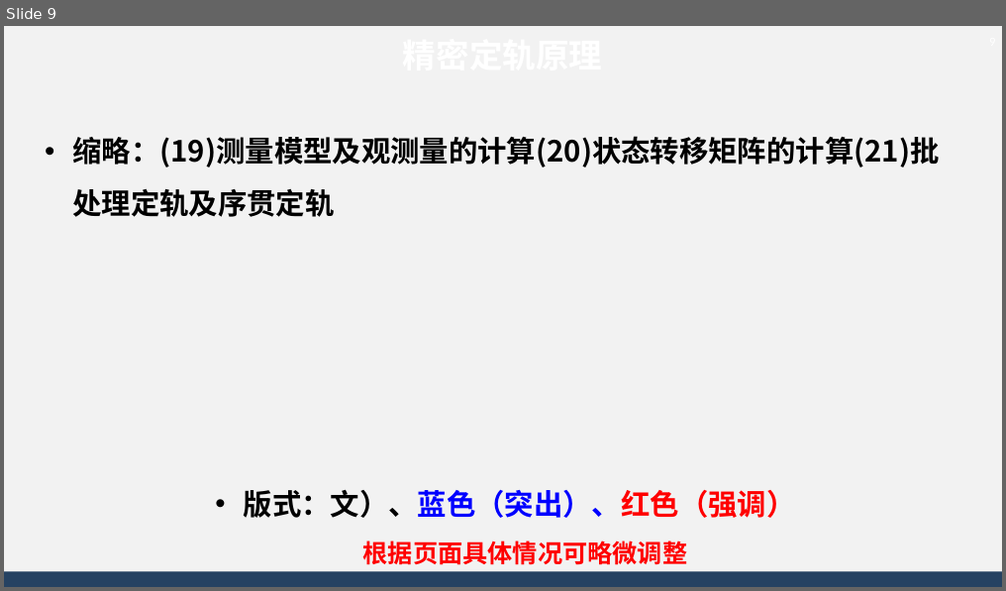
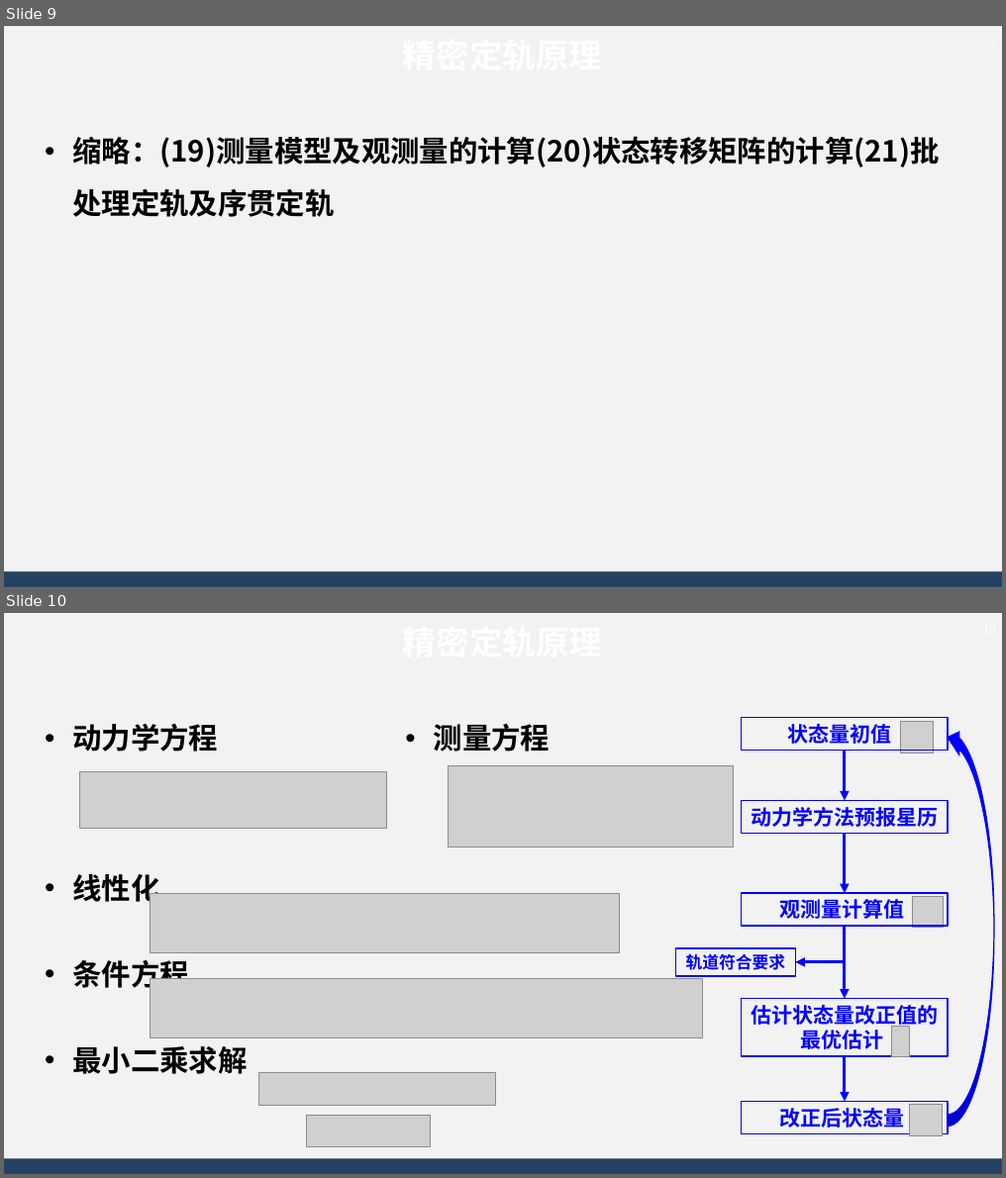
Before and after one commit to AsBackup/DAOSSA, a slide deck: 12 初轨确定和精密定轨原理.pptx. Shown one above the other, each under a label of ours: slide 9 before the commit, slides 9 and 10 after it. The pictures are 1006x591 and 1006x1178 pixels, drawn with LibreOffice and Linux fonts; fonts in the diff are those of the drawing; grey boxes stand for pictures; background and template pictures are left out. Boxes give left, top, right and bottom in pixels: in the first picture for what was removed or moved away, otherwise in the second. Text is boxed around its words. In the diff, an @@ line names an element or a change of style, - is before the commit and + after.

```diff
--- a/12 初轨确定和精密定轨原理.pptx
+++ b/12 初轨确定和精密定轨原理.pptx
@@ slide 10 added at (4, 613, 1002, 1174), background #F2F2F2; not listed: 1 template element that a slide beside it also shows @@
@@ text added at (4, 613, 1002, 671), 32 pt, text #FFFFFF, bold @@
+精密定轨原理
@@ page number added at (966, 613, 1002, 643), 12 pt, text #FFFFFF @@
+10
@@ text added at (72, 723, 247, 1074), 28 pt, text #000000, bold @@
+• 动力学方程
+• 线性化
+• 条件方程
+• 最小二乘求解
@@ text added at (434, 723, 549, 752), 28 pt, text #000000, bold @@
+• 测量方程
@@ rectangle added at (742, 717, 948, 750), outline #0000FF 1.5 pt, 20 pt, text #0000FF, bold @@
+状态量初值
@@ picture added at (901, 722, 933, 753) @@
@@ curved right arrow added at (948, 726, 994, 1127), fill #0000FF, outline #0000FF 1 pt @@
@@ arrow added from (845, 750) to (845, 801), #0000FF 3 pt @@
@@ picture added at (79, 772, 386, 829) @@
@@ picture added at (448, 766, 734, 848) @@
@@ rectangle added at (742, 801, 948, 834), outline #0000FF 1.5 pt, 20 pt, text #0000FF, bold @@
+动力学方法预报星历
@@ arrow added from (845, 833) to (845, 893), #0000FF 3 pt @@
@@ picture added at (150, 893, 620, 953) @@
@@ rectangle added at (742, 893, 948, 926), outline #0000FF 1.5 pt, 20 pt, text #0000FF, bold @@
+观测量计算值
@@ picture added at (913, 897, 944, 928) @@
@@ arrow added from (845, 926) to (845, 998), #0000FF 3 pt @@
@@ rectangle added at (675, 949, 795, 976), outline #0000FF 1.5 pt, 16 pt, text #0000FF, bold @@
+轨道符合要求
@@ arrow added from (845, 962) to (795, 962), #0000FF 3 pt @@
@@ picture added at (150, 978, 703, 1039) @@
@@ rectangle added at (742, 998, 948, 1057), outline #0000FF 1.5 pt, 20 pt, text #0000FF, bold @@
+估计状态量改正值的最优估计
@@ picture added at (891, 1026, 909, 1057) @@
@@ arrow added from (845, 1057) to (845, 1102), #0000FF 3 pt @@
@@ picture added at (259, 1072, 495, 1106) @@
@@ picture added at (307, 1116, 431, 1148) @@
@@ rectangle added at (742, 1102, 948, 1135), outline #0000FF 1.5 pt, 20 pt, text #0000FF, bold @@
+改正后状态量
@@ picture added at (910, 1104, 943, 1136) @@
@@ slide 9 changed as well @@
@@ text removed at (244, 490, 796, 518) @@
-• 版式：文）、蓝色（突出）、红色（强调）
@@ text removed at (363, 541, 688, 566) @@
-根据页面具体情况可略微调整
```
Also in this commit, not shown: 4 other slides changed, 12 other slides added, 6 slides removed, 5 other files.
